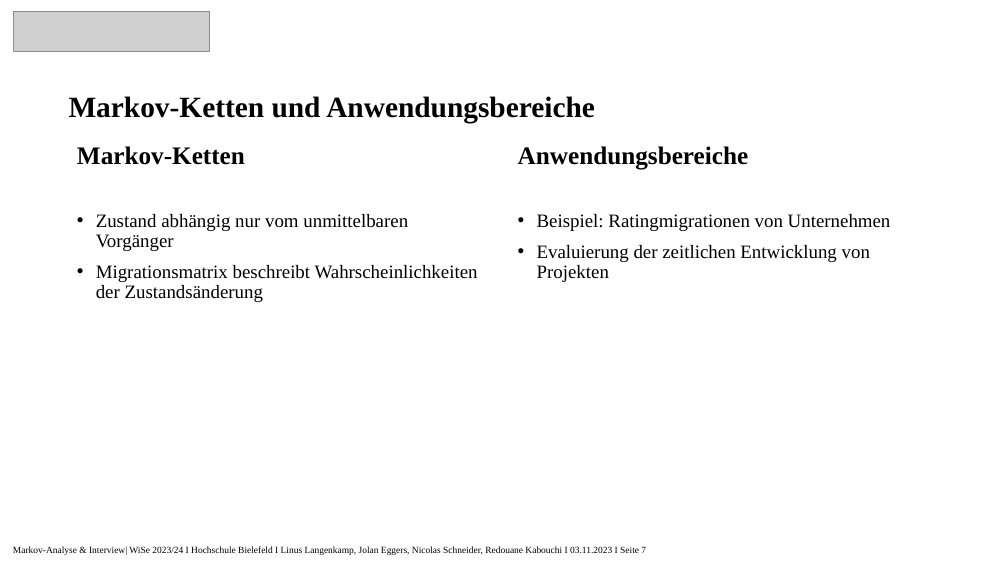
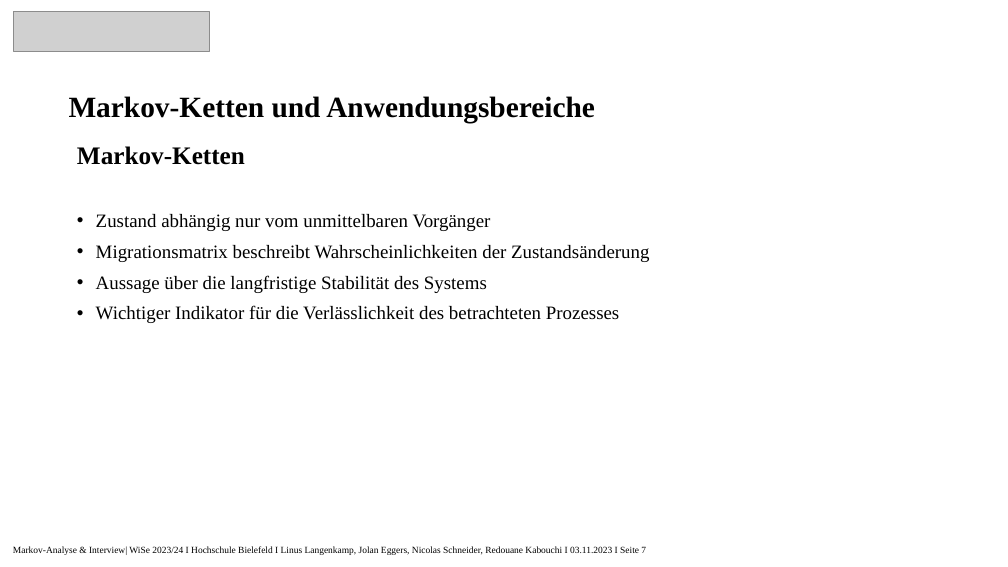
Before and after one commit to Nicolas2912/Risikomanagment_Rheinmetall, a slide deck: slide 7 of 2.Vortrag/Markov-Analyse_Präsentation.pptx. Drawn at 1008x567 pixels with LibreOffice and Linux fonts; fonts in the diff are those of the drawing; grey boxes stand for pictures. Boxes give left, top, right and bottom in pixels: in the first picture for what was removed or moved away, otherwise in the second. Text is boxed around its words. In the diff, an @@ line names an element or a change of style, - is before the commit and + after.

```diff
--- a/2.Vortrag/Markov-Analyse_Präsentation.pptx
+++ b/2.Vortrag/Markov-Analyse_Präsentation.pptx
@@ text removed at bbox=[518, 146, 749, 170] @@
-Anwendungsbereiche
@@ text removed at bbox=[537, 214, 891, 282] @@
-• Beispiel: Ratingmigrationen von Unternehmen
-• Evaluierung der zeitlichen Entwicklung von Projekten
@@ text at bbox=[96, 275, 619, 323]: paragraphs added @@
+• Aussage über die langfristige Stabilität des Systems
+• Wichtiger Indikator für die Verlässlichkeit des betrachteten Prozesses
```
Also in this commit, not shown: 3 other slides changed.
